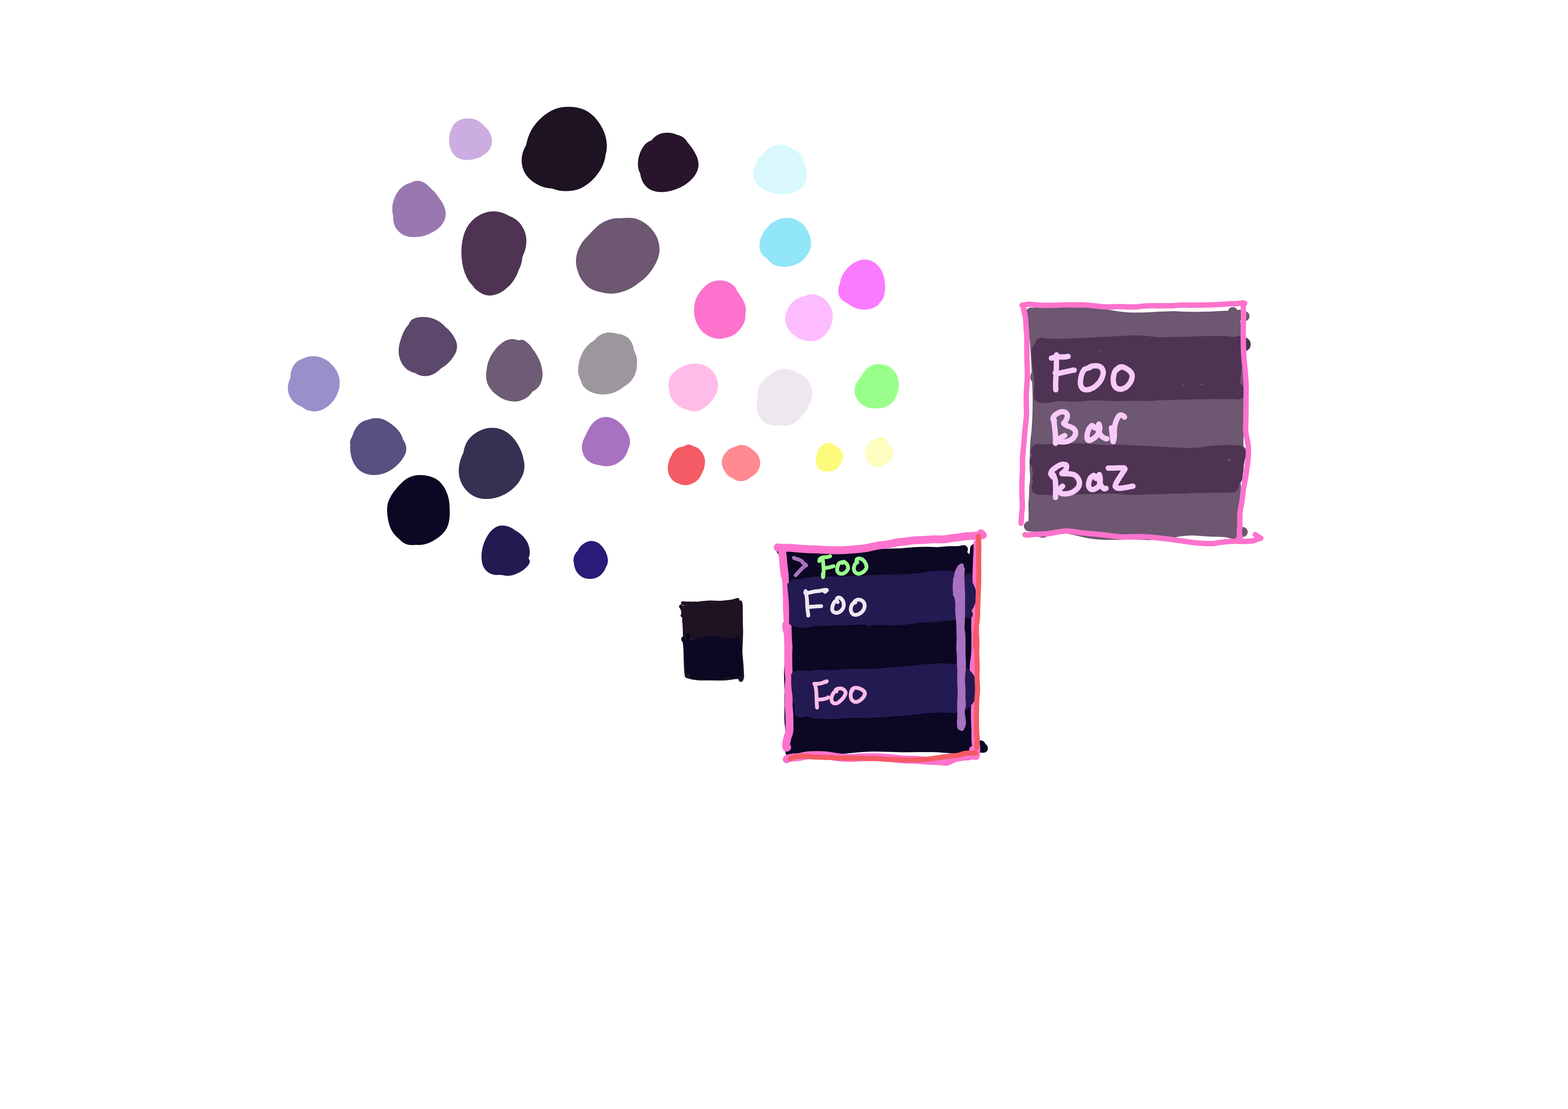
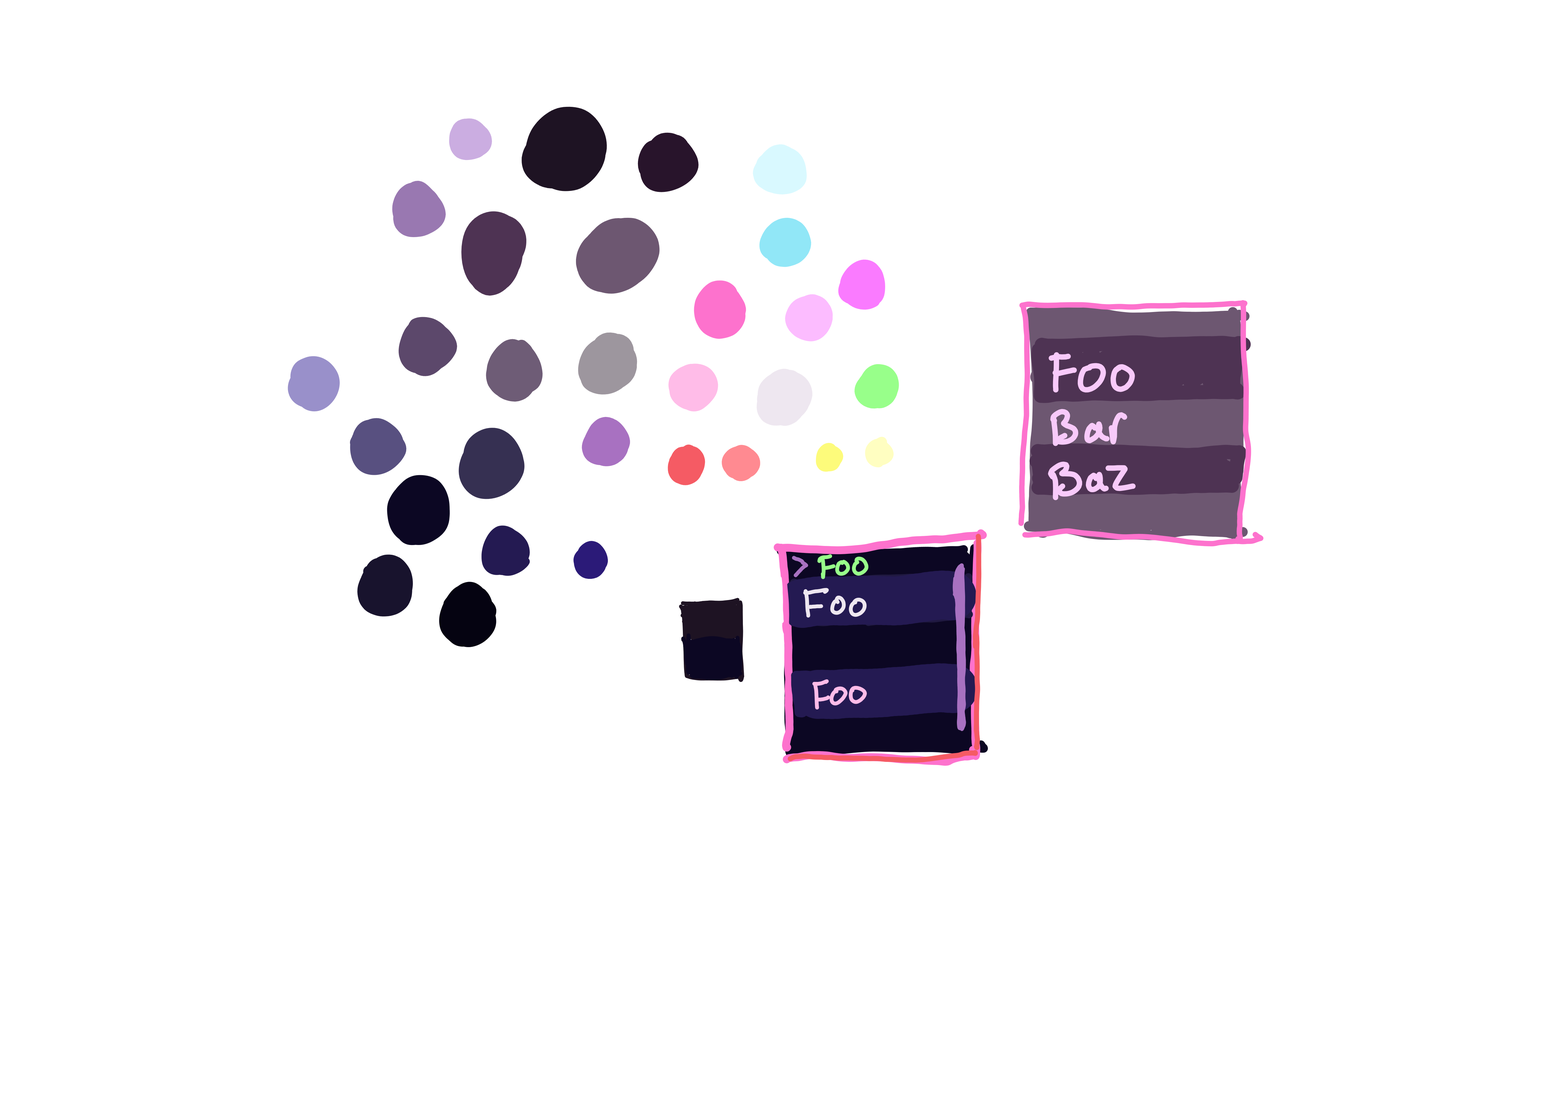
Comparing the layer stacks of the two (1568, 1109) images. Changes:
painted on "version-03" over [357, 554, 497, 648]